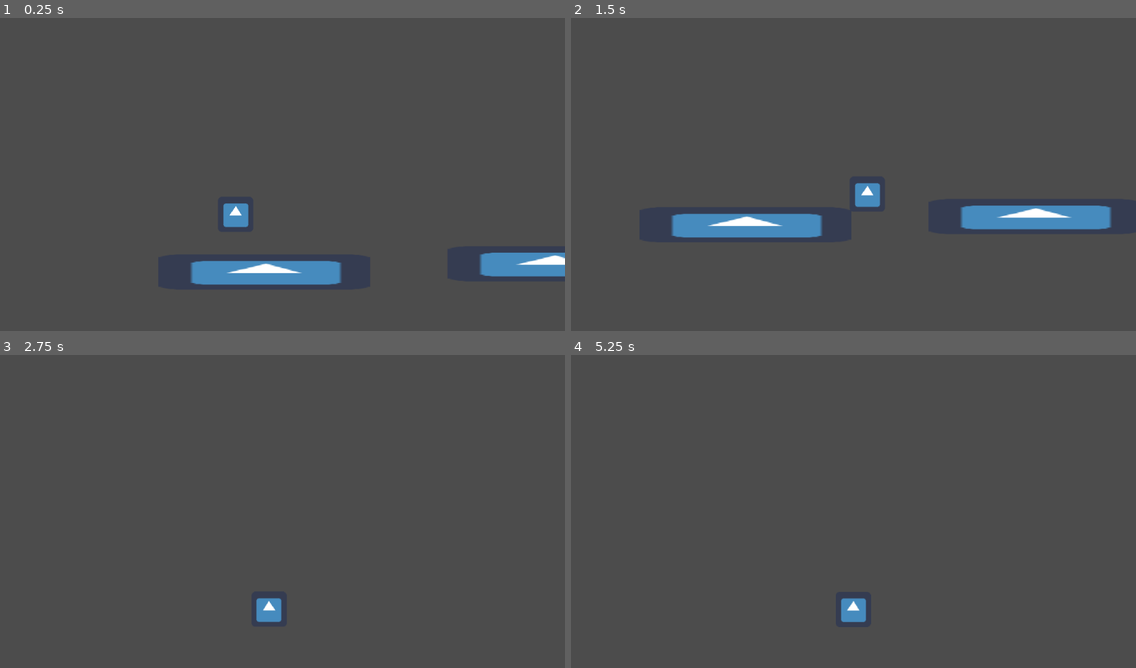
Above: before the commit, frames 1-4 (two rows, left to right).
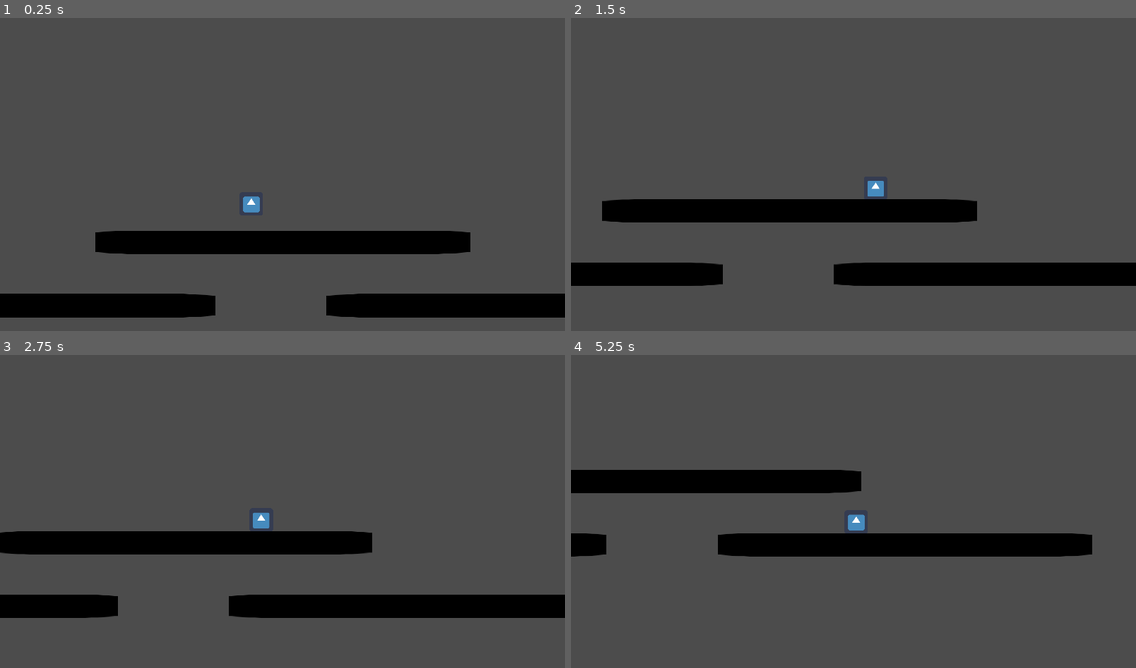
Above: after the commit, the same moments.

Repository: dodo3142/WinterGameJam
Game: Godot game, scene res://Scenes/TestLevel.tscn
Two runs of this game, one before a commit and one after it. Both use one fixed random seed, a clock stepped at 60 frames per second and the inputs below. The engine's default icon, where the game draws it, is replaced by a stand-in: a white triangle on a blue panel in a dark square.
Inputs:
- Up to frame 1 (0.25 s): no input
- Up to frame 2 (1.5 s): hold Right (Right) from 0.53 s (still down); tap Z (Jump) at 0.77 s
- Up to frame 3 (2.75 s): tap Z (Jump) at 1.52 s; release Right (Right) at 2.03 s; hold Left (Left) from 2.03 s (still down)
- Up to frame 4 (5.25 s): release Left (Left) at 2.78 s; hold Right (Right) 2.78-4.28 s; tap Z (Jump) at 3.02, 3.77, 4.52 s; hold Left (Left) 4.28-5.03 s; hold Right (Right) from 5.03 s (still down)

The runs differ from the first frame. In frame 1, 15% of the frame differs, in the area x 0-100%, y 56-96%; in frame 2, 14%; in frame 3, 11%; in frame 4, 9.6%.

Commit message:
changelog
editing test level, changed camera size, changed aspect ratio settings, slight speed change

Diff:
--- a/WinterGameJam/Scenes/Player.tscn
+++ b/WinterGameJam/Scenes/Player.tscn
@@ -9,6 +9,7 @@
 
 [node name="Player" type="KinematicBody2D"]
 script = ExtResource( 2 )
+Speed = 350
 JumpForce = -1000
 
 [node name="Sprite" type="Sprite" parent="."]
@@ -17,6 +18,7 @@
 [node name="Camera2D" type="Camera2D" parent="Sprite"]
 position = Vector2( 85, 1 )
 current = true
+zoom = Vector2( 1.5, 1.5 )
 process_mode = 0
 drag_margin_h_enabled = true
 drag_margin_v_enabled = true
--- a/WinterGameJam/Scenes/TestLevel.tscn
+++ b/WinterGameJam/Scenes/TestLevel.tscn
@@ -1,89 +1,105 @@
-[gd_scene load_steps=4 format=2]
+[gd_scene load_steps=6 format=2]
 
 [ext_resource path="res://Scenes/Player.tscn" type="PackedScene" id=1]
 [ext_resource path="res://icon.png" type="Texture" id=2]
 
 [sub_resource type="RectangleShape2D" id=1]
-extents = Vector2( 31.5, 31 )
+extents = Vector2( 85.1667, 31 )
+
+[sub_resource type="RectangleShape2D" id=2]
+extents = Vector2( 85.1667, 31 )
+
+[sub_resource type="RectangleShape2D" id=3]
+extents = Vector2( 30.0833, 31 )
 
 [node name="TestLevel" type="Node2D"]
 
 [node name="Player" parent="." instance=ExtResource( 1 )]
 position = Vector2( -52, -189 )
 
-[node name="StaticBody2D" type="StaticBody2D" parent="."]
+[node name="blocks" type="Node2D" parent="."]
+
+[node name="block" type="StaticBody2D" parent="blocks"]
 position = Vector2( 0, -1 )
 scale = Vector2( 6, 1 )
+__meta__ = {
+"_edit_group_": true
+}
 
-[node name="CollisionShape2D" type="CollisionShape2D" parent="StaticBody2D"]
-position = Vector2( -0.5, 0 )
+[node name="CollisionShape2D" type="CollisionShape2D" parent="blocks/block"]
+position = Vector2( 5.5, 0 )
 shape = SubResource( 1 )
 
-[node name="Sprite" type="Sprite" parent="StaticBody2D"]
+[node name="Sprite" type="Sprite" parent="blocks/block"]
+modulate = Color( 0, 0, 0, 1 )
+position = Vector2( 5.58333, 0 )
+scale = Vector2( 2.65365, 1 )
 texture = ExtResource( 2 )
 
-[node name="StaticBody2D2" type="StaticBody2D" parent="."]
-position = Vector2( 524, -16 )
+[node name="block2" type="StaticBody2D" parent="blocks"]
+position = Vector2( 629, 172 )
 scale = Vector2( 6, 1 )
+__meta__ = {
+"_edit_group_": true
+}
 
-[node name="CollisionShape2D" type="CollisionShape2D" parent="StaticBody2D2"]
-position = Vector2( -0.5, 0 )
+[node name="CollisionShape2D" type="CollisionShape2D" parent="blocks/block2"]
+position = Vector2( 5.5, 0 )
 shape = SubResource( 1 )
 
-[node name="Sprite" type="Sprite" parent="StaticBody2D2"]
+[node name="Sprite" type="Sprite" parent="blocks/block2"]
+modulate = Color( 0, 0, 0, 1 )
+position = Vector2( 5.58333, 0 )
+scale = Vector2( 2.65365, 1 )
 texture = ExtResource( 2 )
 
-[node name="StaticBody2D3" type="StaticBody2D" parent="."]
-position = Vector2( 948, 92 )
+[node name="block3" type="StaticBody2D" parent="blocks"]
+position = Vector2( -692, 172 )
 scale = Vector2( 6, 1 )
+__meta__ = {
+"_edit_group_": true
+}
 
-[node name="CollisionShape2D" type="CollisionShape2D" parent="StaticBody2D3"]
-position = Vector2( -0.5, 0 )
+[node name="CollisionShape2D" type="CollisionShape2D" parent="blocks/block3"]
+position = Vector2( 5.5, 0 )
 shape = SubResource( 1 )
 
-[node name="Sprite" type="Sprite" parent="StaticBody2D3"]
+[node name="Sprite" type="Sprite" parent="blocks/block3"]
+modulate = Color( 0, 0, 0, 1 )
+position = Vector2( 5.58333, 0 )
+scale = Vector2( 2.65365, 1 )
 texture = ExtResource( 2 )
 
-[node name="StaticBody2D4" type="StaticBody2D" parent="."]
-position = Vector2( 1394, -4 )
+[node name="block4" type="StaticBody2D" parent="blocks"]
+position = Vector2( -16, 713 )
 scale = Vector2( 6, 1 )
+__meta__ = {
+"_edit_group_": true
+}
 
-[node name="CollisionShape2D" type="CollisionShape2D" parent="StaticBody2D4"]
-position = Vector2( -0.5, 0 )
-shape = SubResource( 1 )
+[node name="CollisionShape2D" type="CollisionShape2D" parent="blocks/block4"]
+position = Vector2( 5.5, 0 )
+shape = SubResource( 2 )
 
-[node name="Sprite" type="Sprite" parent="StaticBody2D4"]
+[node name="Sprite" type="Sprite" parent="blocks/block4"]
+modulate = Color( 0, 0, 0, 1 )
+position = Vector2( 5.58333, 0 )
+scale = Vector2( 2.65365, 1 )
 texture = ExtResource( 2 )
 
-[node name="StaticBody2D5" type="StaticBody2D" parent="."]
-position = Vector2( 1823, -168 )
+[node name="block5" type="StaticBody2D" parent="blocks"]
+position = Vector2( -584, 713 )
 scale = Vector2( 6, 1 )
+__meta__ = {
+"_edit_group_": true
+}
 
-[node name="CollisionShape2D" type="CollisionShape2D" parent="StaticBody2D5"]
-position = Vector2( -0.5, 0 )
-shape = SubResource( 1 )
+[node name="CollisionShape2D" type="CollisionShape2D" parent="blocks/block5"]
+position = Vector2( -49.5833, 0 )
+shape = SubResource( 3 )
 
-[node name="Sprite" type="Sprite" parent="StaticBody2D5"]
+[node name="Sprite" type="Sprite" parent="blocks/block5"]
+modulate = Color( 0, 0, 0, 1 )
+position = Vector2( -49.6667, 0 )
+scale = Vector2( 0.927083, 1 )
 texture = ExtResource( 2 )
-
-[node name="StaticBody2D6" type="StaticBody2D" parent="."]
-position = Vector2( 1259, -245 )
-scale = Vector2( 6, 1 )
-
-[node name="CollisionShape2D" type="CollisionShape2D" parent="StaticBody2D6"]
-position = Vector2( -0.5, 0 )
-shape = SubResource( 1 )
-
-[node name="Sprite" type="Sprite" parent="StaticBody2D6"]
-texture = ExtResource( 2 )
-
-[node name="StaticBody2D7" type="StaticBody2D" parent="."]
-position = Vector2( 1823, -358 )
-scale = Vector2( 6, 1 )
-
-[node name="CollisionShape2D" type="CollisionShape2D" parent="StaticBody2D7"]
-position = Vector2( -0.5, 0 )
-shape = SubResource( 1 )
-
-[node name="Sprite" type="Sprite" parent="StaticBody2D7"]
-texture = ExtResource( 2 )
--- a/WinterGameJam/project.godot
+++ b/WinterGameJam/project.godot
@@ -13,6 +13,11 @@
 config/name="WinterGameJam"
 run/main_scene="res://Scenes/TestLevel.tscn"
 config/icon="res://icon.png"
+
+[display]
+
+window/stretch/mode="2d"
+window/stretch/aspect="keep"
 
 [gui]
 
